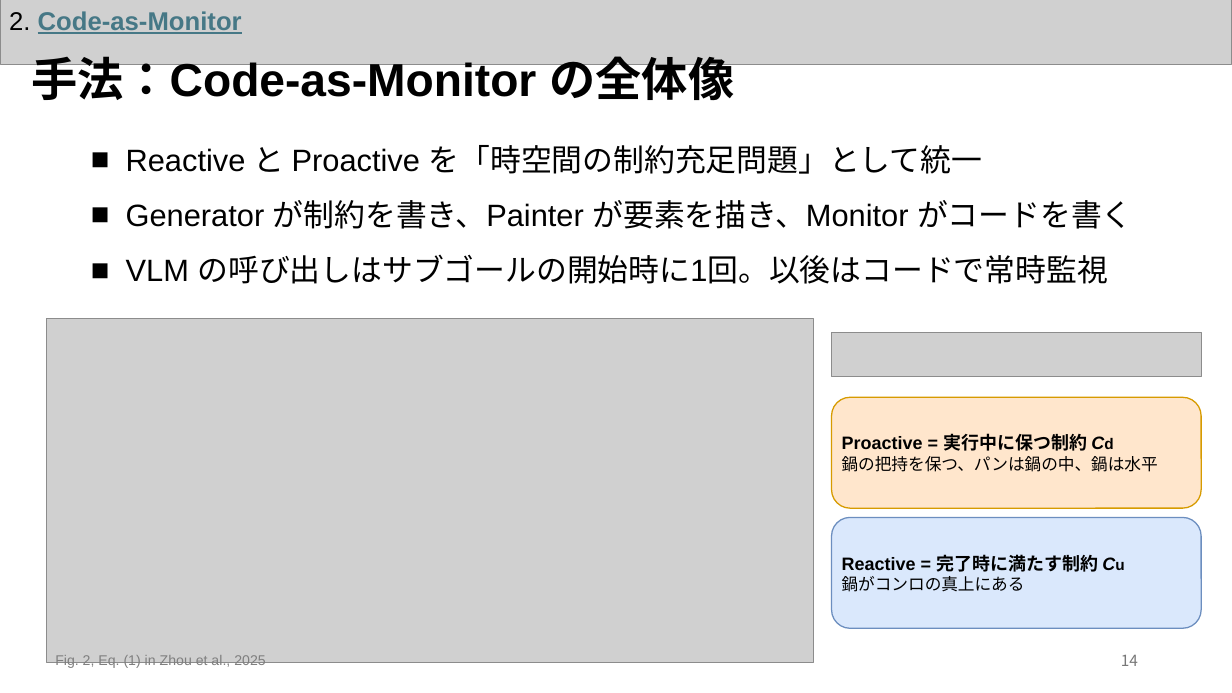
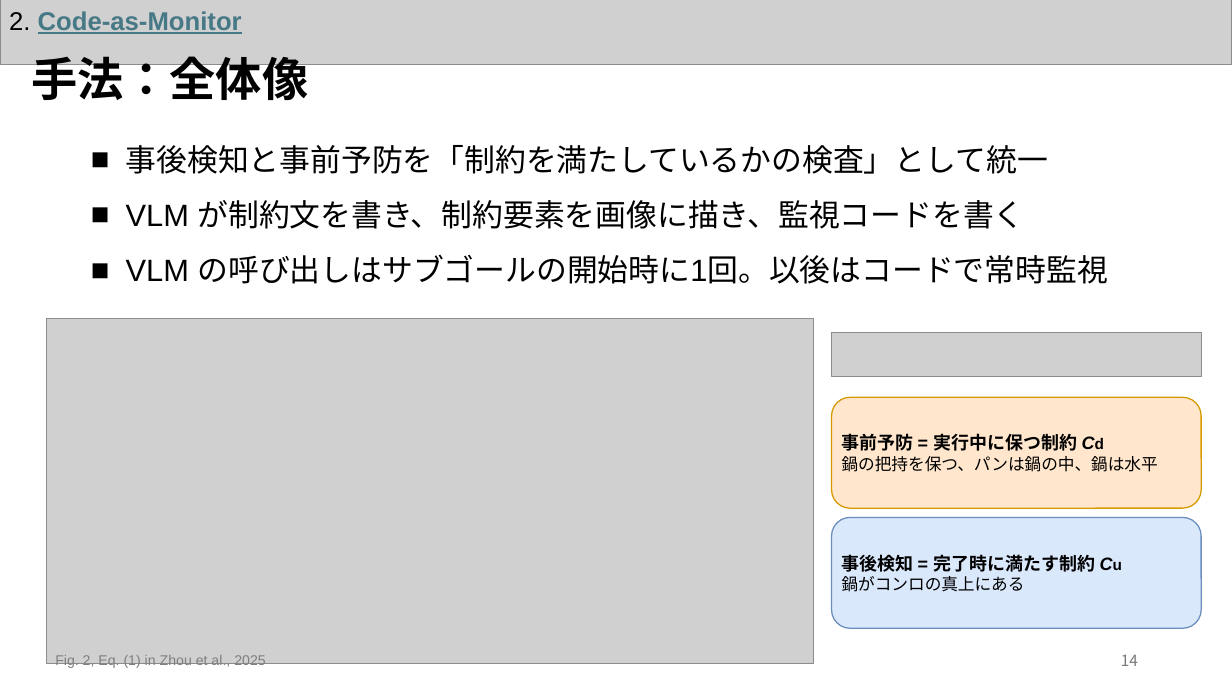
Before and after one commit to Azuma413/PaperPresentationSlides, a slide deck: slide 15 of 20261105_KaneyoshiHiratsuka_SurveySlide.pptx. Drawn at 1232x693 pixels with LibreOffice and Linux fonts; fonts in the diff are those of the drawing; grey boxes stand for pictures. Boxes give left, top, right and bottom in pixels: in the first picture for what was removed or moved away, otherwise in the second. Text is boxed around its words. In the diff, an @@ line names an element or a change of style, - is before the commit and + after.

```diff
--- a/20261105_KaneyoshiHiratsuka_SurveySlide.pptx
+++ b/20261105_KaneyoshiHiratsuka_SurveySlide.pptx
@@ text at <box>31,56,308,108</box>: text changed @@
-手法：Code-as-Monitor の全体像
+手法：全体像
@@ text at <box>126,145,1048,229</box>: text changed @@
-■ Reactive と Proactive を「時空間の制約充足問題」として統一
-■ Generator が制約を書き、Painter が要素を描き、Monitor がコードを書く
+■ 事後検知と事前予防を「制約を満たしているかの検査」として統一
+■ VLM が制約文を書き、制約要素を画像に描き、監視コードを書く
@@ text in rounded rectangle at <box>842,433,1077,451</box>: text changed @@
-Proactive = 実行中に保つ制約 Cd
+事前予防 = 実行中に保つ制約 Cd
@@ text in rounded rectangle at <box>842,554,1095,572</box>: text changed @@
-Reactive = 完了時に満たす制約 Cu
+事後検知 = 完了時に満たす制約 Cu
```
Also in this commit, not shown: 21 other slides changed, 3 other files.
